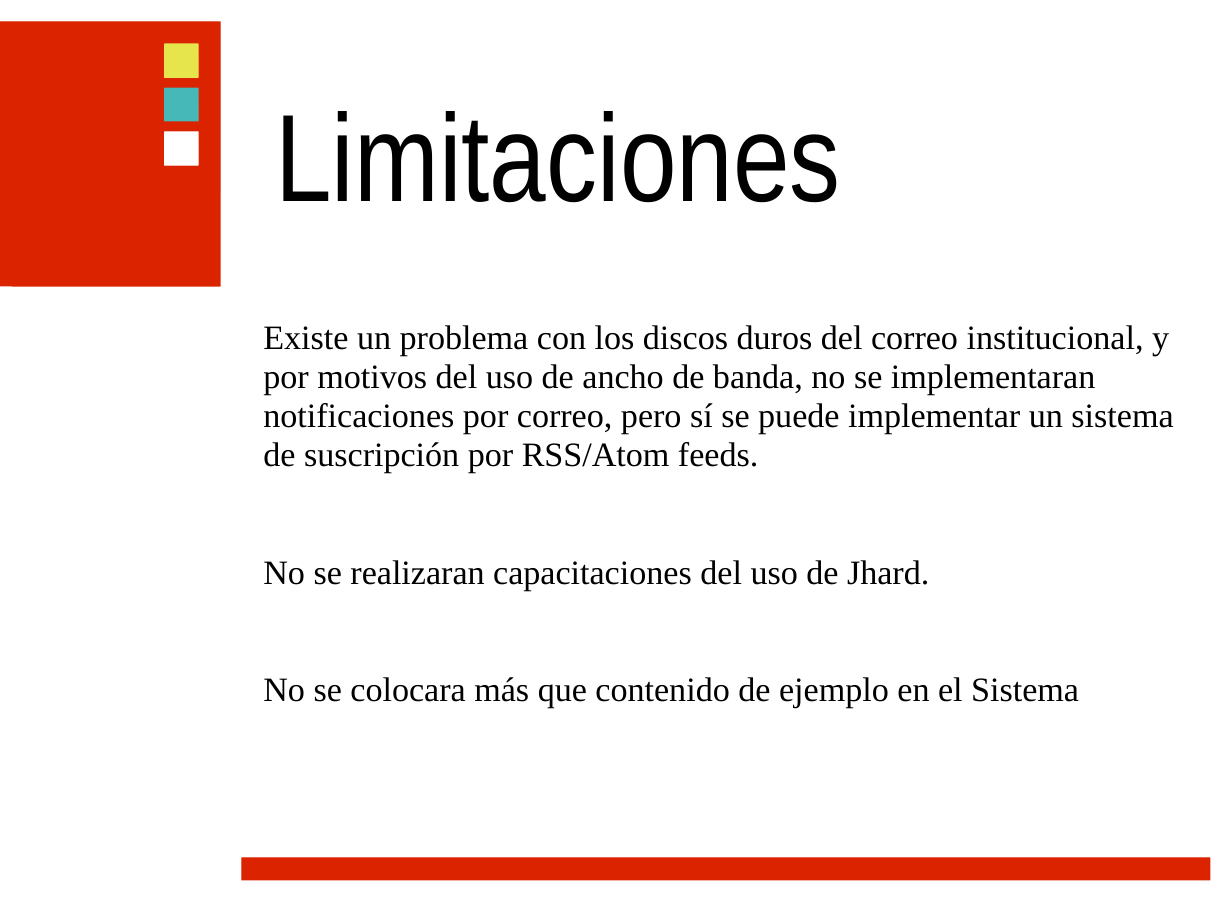
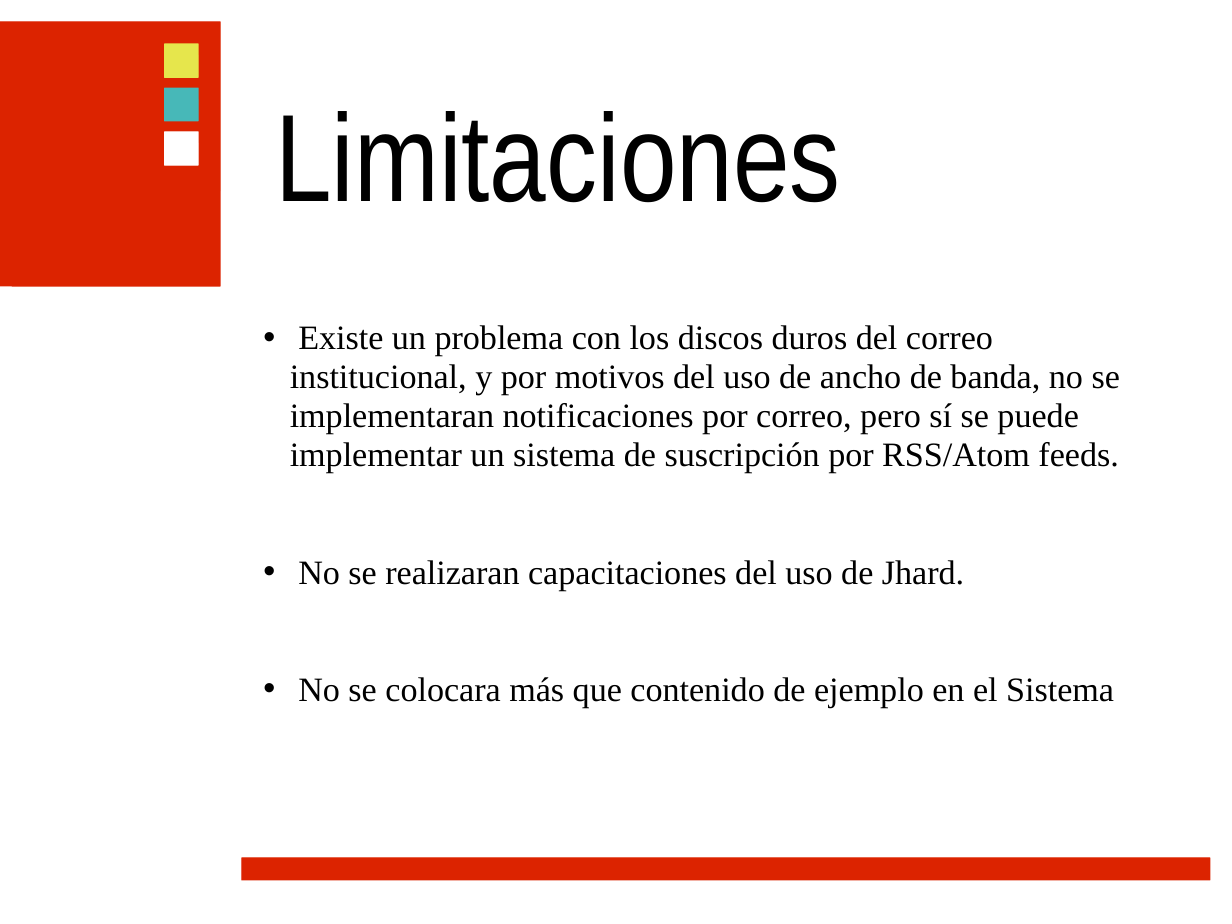
Before and after one commit to ramayac/jhard, a slide deck: slide 15 of presentaciones/primera defensa/jhard.ppt (slide 16 before the commit). Drawn at 1232x924 pixels with LibreOffice and Linux fonts; fonts in the diff are those of the drawing; background and template pictures are left out. Boxes give left, top, right and bottom in pixels: in the first picture for what was removed or moved away, otherwise in the second. Text is boxed around its words. In the diff, an @@ line names an element or a change of style, - is before the commit and + after.

```diff
--- a/presentaciones/primera defensa/jhard.ppt
+++ b/presentaciones/primera defensa/jhard.ppt
@@ text "Existe un problema con los ..." at box(290, 325, 1120, 708): bullet none to • @@
```
Also in this commit, not shown: 8 other slides changed, 2 slides removed.
